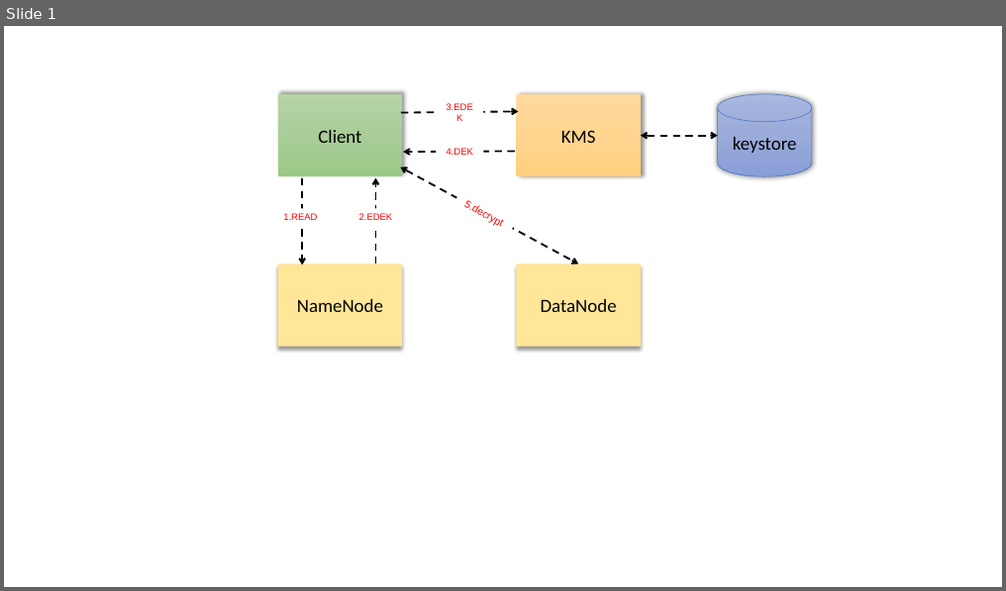
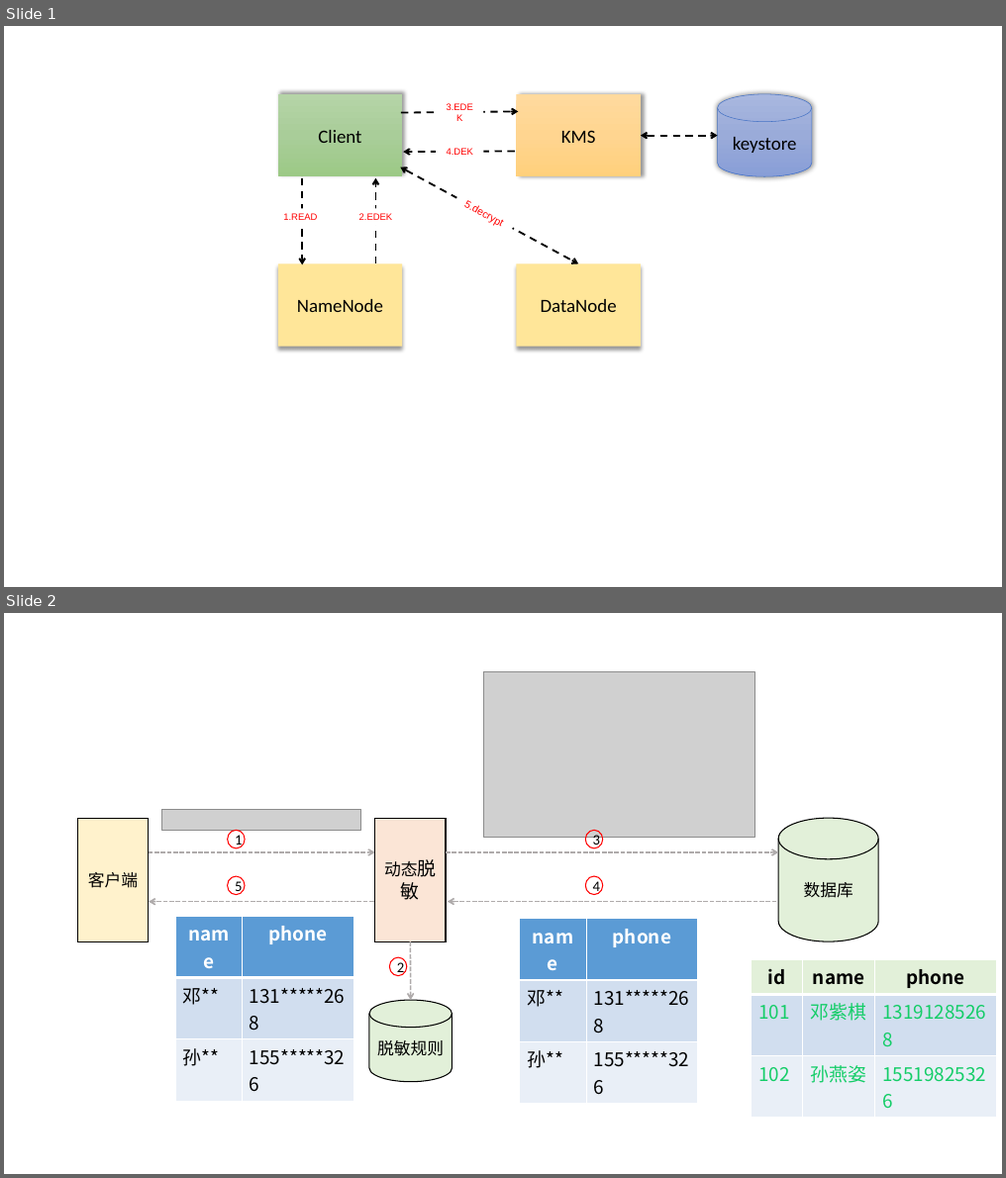
Before and after one commit to lizhanqiang/talkingbigdata, a slide deck: diagram/图例.pptx. Shown one above the other, each under a label of ours: slide 1 before the commit, slides 1 and 2 after it. The pictures are 1006x591 and 1006x1178 pixels, drawn with LibreOffice and Linux fonts; fonts in the diff are those of the drawing; grey boxes stand for pictures. Boxes give left, top, right and bottom in pixels: in the first picture for what was removed or moved away, otherwise in the second. Text is boxed around its words. In the diff, an @@ line names an element or a change of style, - is before the commit and + after.

```diff
--- a/diagram/图例.pptx
+++ b/diagram/图例.pptx
@@ slide 2 added at [4,613,1002,1174], background #FFFFFF @@
@@ picture added at [484,671,754,837] @@
@@ rectangle added at [77,818,148,942], fill #FFF2CC, outline #000000 1 pt, 16 pt, text #000000 @@
+客户端
@@ picture added at [162,809,361,830] @@
@@ rectangle added at [375,818,446,942], fill #FBE5D6, outline #000000 1 pt, 16 pt, text #000000 @@
+动态脱敏
@@ cylinder added at [779,818,879,942], fill #E2F0D9, outline #000000 1 pt, 16 pt, text #000000 @@
+数据库
@@ ellipse added at [228,830,245,849], outline #FF0000 1 pt, 14 pt, text #000000 @@
+1
@@ ellipse added at [586,830,603,849], outline #FF0000 1 pt, 14 pt, text #000000 @@
+3
@@ arrow added from (149, 853) to (375, 853), #AFABAB 1.5 pt dashed @@
@@ ellipse added at [227,876,245,895], outline #FF0000 1 pt, 14 pt, text #000000 @@
+5
@@ arrow added from (446, 853) to (779, 853), #AFABAB 1.5 pt dashed @@
@@ ellipse added at [586,876,603,895], outline #FF0000 1 pt, 14 pt, text #000000 @@
+4
@@ arrow added from (374, 902) to (149, 902), #AFABAB 1.5 pt dashed @@
@@ arrow added from (776, 902) to (448, 902), #AFABAB 1.5 pt dashed @@
@@ table added at [175,916,353,1070], 3 rows, 2 columns @@
+name | phone
+邓** | 131*****268
+孙** | 155*****326
@@ table added at [520,919,698,1072], 3 rows, 2 columns @@
+name | phone
+邓** | 131*****268
+孙** | 155*****326
@@ ellipse added at [389,958,407,976], outline #FF0000 1 pt, 14 pt, text #000000 @@
+2
@@ arrow added from (411, 942) to (411, 1000), #AFABAB 1.5 pt dashed @@
@@ table added at [751,959,997,1087], 3 rows, 3 columns @@
+id | name | phone
+101 | 邓紫棋 | 13191285268
+102 | 孙燕姿 | 15519825326
@@ cylinder added at [369,1000,451,1081], fill #E2F0D9, outline #000000 1 pt, 16 pt, text #000000 @@
+脱敏规则
```
Also in this commit, not shown: 2 other slides added, 2 slides removed, 13 other files.
